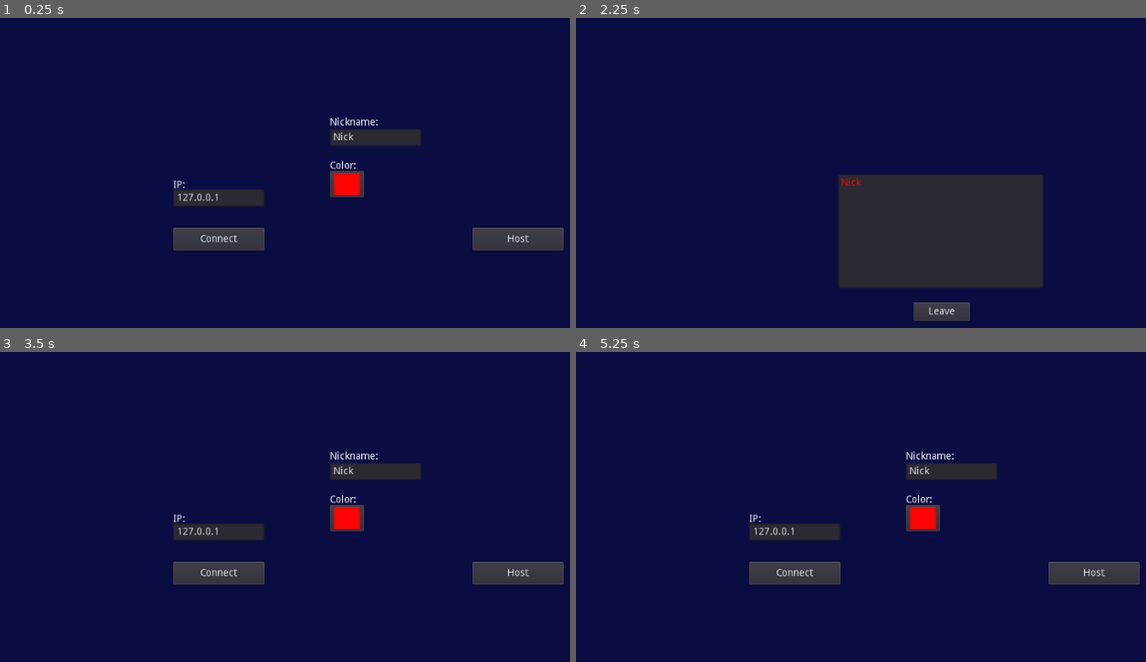
Above: before the commit, frames 1-4 (two rows, left to right).
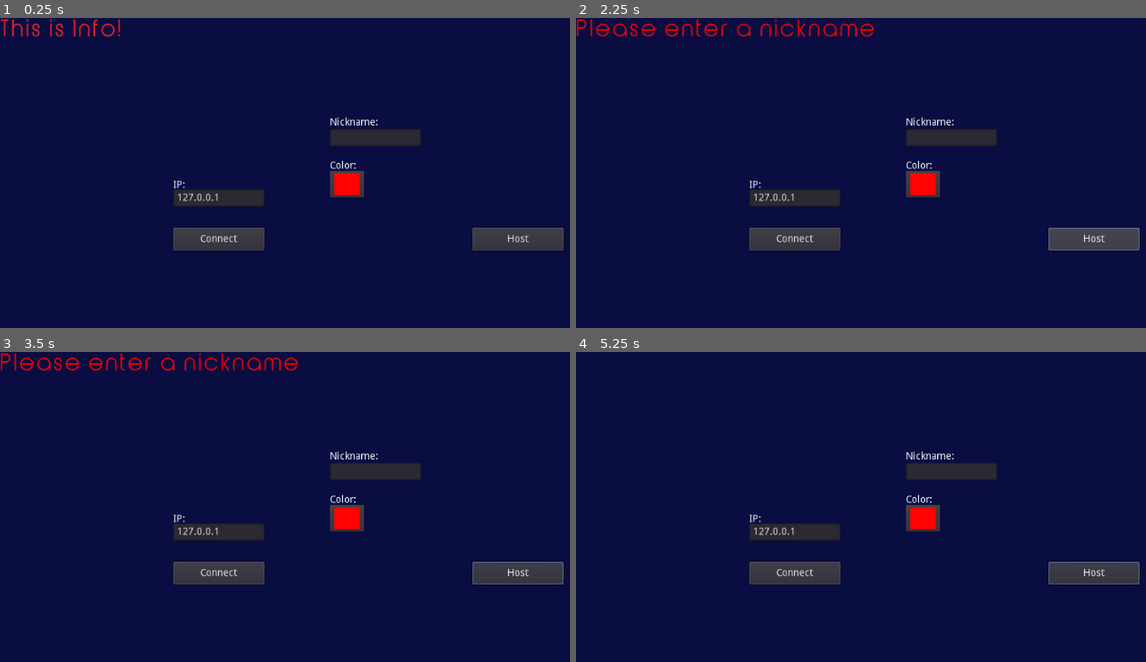
Above: after the commit, the same moments.

Repository: Mastermori/OSUNO
Game: Godot game, scene res://levels/Connector.tscn
Two runs of this game, one before a commit and one after it. Both use one fixed random seed, a clock stepped at 60 frames per second and the inputs below.
Inputs (mouse positions are in pixels of both pictures, inside the frame that each line leads up to):
- Up to frame 1 (0.25 s): no input
- Up to frame 2 (2.25 s): click "Connect" at 0.5 s; click "Leave" at 1.25 s; click "Host" at 2 s
- Up to frame 3 (3.5 s): click (364, 646) at 2.75 s, where only the run before the commit has a clickable "Leave"
- Up to frame 4 (5.25 s): no input

The runs differ from the first frame. In frame 1, 0.4% of the frame differs, in the area x 0-63%, y 0-40%; in frame 2, 19%, in the area x 0-99%, y 0-98%; in frame 3, 1.0%; in frame 4, 0.2%.

Commit message:
Added InfoLabel to lobby

Diff:
--- a/levels/Connector.tscn
+++ b/levels/Connector.tscn
@@ -1,12 +1,20 @@
-[gd_scene load_steps=2 format=2]
+[gd_scene load_steps=5 format=2]
 
-[ext_resource path="res://systems/Networking/Connector.gd" type="Script" id=1]
+[ext_resource path="res://systems/Networking/Lobby/Connector.gd" type="Script" id=1]
+[ext_resource path="res://fonts/176MKA.ttf" type="DynamicFontData" id=2]
+[ext_resource path="res://systems/Networking/Lobby/InfoLabel.gd" type="Script" id=3]
+
+[sub_resource type="DynamicFont" id=1]
+size = 32
+extra_spacing_char = 3
+font_data = ExtResource( 2 )
 
 [node name="Connector" type="Control"]
 anchor_right = 1.0
 anchor_bottom = 1.0
 script = ExtResource( 1 )
 __meta__ = {
+"_edit_lock_": true,
 "_edit_use_anchors_": false
 }
 
@@ -59,7 +67,9 @@
 margin_top = 156.0
 margin_right = 591.0
 margin_bottom = 180.0
-text = "Nick"
+__meta__ = {
+"_edit_use_anchors_": false
+}
 
 [node name="IPLabel" type="Label" parent="Inputs"]
 margin_left = 243.0
@@ -98,5 +108,20 @@
 __meta__ = {
 "_edit_use_anchors_": false
 }
+
+[node name="InfoLabel" type="Label" parent="."]
+modulate = Color( 1, 0.129412, 0.129412, 1 )
+custom_fonts/font = SubResource( 1 )
+text = "This is Info!"
+align = 1
+valign = 1
+script = ExtResource( 3 )
+__meta__ = {
+"_edit_use_anchors_": false
+}
+
+[node name="Timer" type="Timer" parent="InfoLabel"]
+one_shot = true
 [connection signal="pressed" from="ConnectButton" to="." method="_on_ConnectButton_pressed"]
 [connection signal="pressed" from="HostButton" to="." method="_on_HostButton_pressed"]
+[connection signal="timeout" from="InfoLabel/Timer" to="InfoLabel" method="_on_Timer_timeout"]
--- a/levels/Lobby.tscn
+++ b/levels/Lobby.tscn
@@ -1,6 +1,7 @@
 [gd_scene load_steps=2 format=2]
 
-[ext_resource path="res://systems/Networking/Lobby.gd" type="Script" id=1]
+[ext_resource path="res://systems/Networking/Lobby/Lobby.gd" type="Script" id=1]
+
 
 [node name="Lobby" type="Control"]
 anchor_right = 1.0
--- a/project.godot
+++ b/project.godot
@@ -17,7 +17,7 @@
 "base": "Control",
 "class": "Lobby",
 "language": "GDScript",
-"path": "res://systems/Networking/Lobby.gd"
+"path": "res://systems/Networking/Lobby/Lobby.gd"
 }, {
 "base": "Node",
 "class": "Player",
--- a/systems/Networking/Connector.gd
+++ b/systems/Networking/Lobby/Connector.gd
@@ -2,8 +2,12 @@
 
 
 func _on_HostButton_pressed():
-	Network.host(Player.new($"Inputs/NickInput".text, $"Inputs/ColorPicker".color), 6000, 2)
-	get_tree().change_scene("res://levels/Lobby.tscn")
+	var nick = $"Inputs/NickInput".text
+	if nick != "":
+		Network.host(Player.new(nick, $"Inputs/ColorPicker".color), 6000, 2)
+		get_tree().change_scene("res://levels/Lobby.tscn")
+	else:
+		$InfoLabel.show_info("Please enter a nickname")
 
 
 func _on_ConnectButton_pressed():
--- /dev/null
+++ b/systems/Networking/Lobby/InfoLabel.gd
@@ -0,0 +1,13 @@
+extends Label
+
+onready var timer = $Timer
+
+func show_info(text : String, time := 3, color := Color.red):
+	self.text = text
+	self.modulate = color
+	self.visible = true
+	timer.start(time)
+
+
+func _on_Timer_timeout():
+	self.visible = false
Renamed: systems/Networking/Lobby.gd -> systems/Networking/Lobby/Lobby.gd
